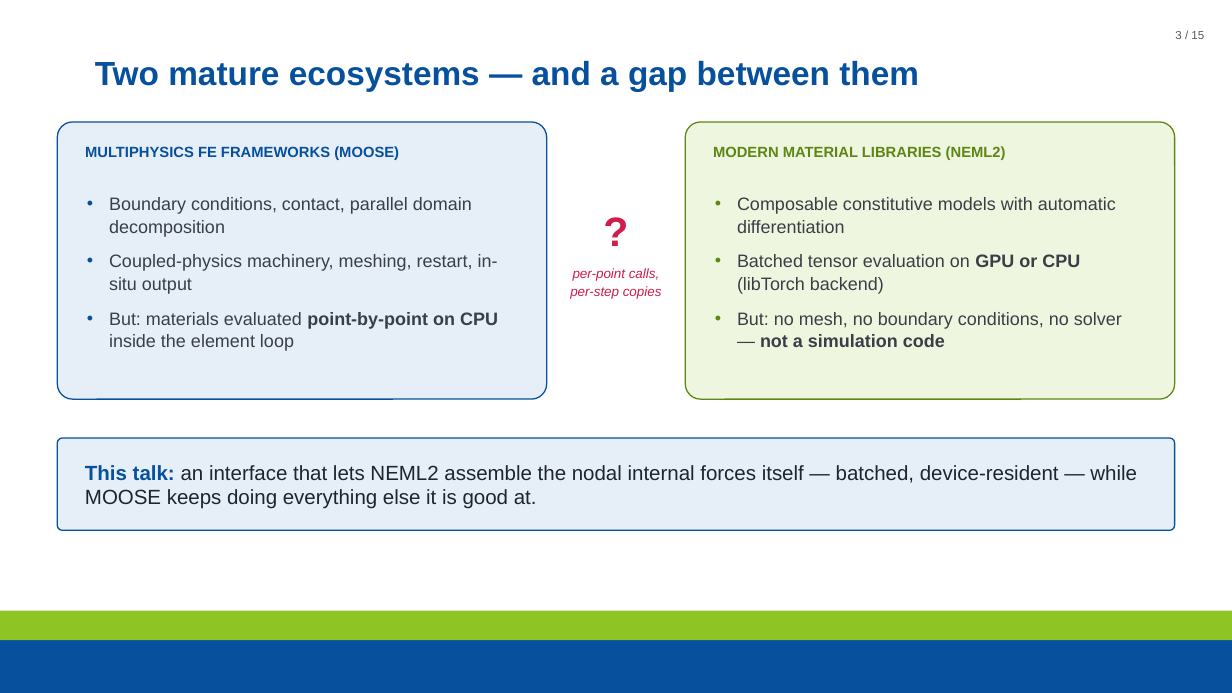
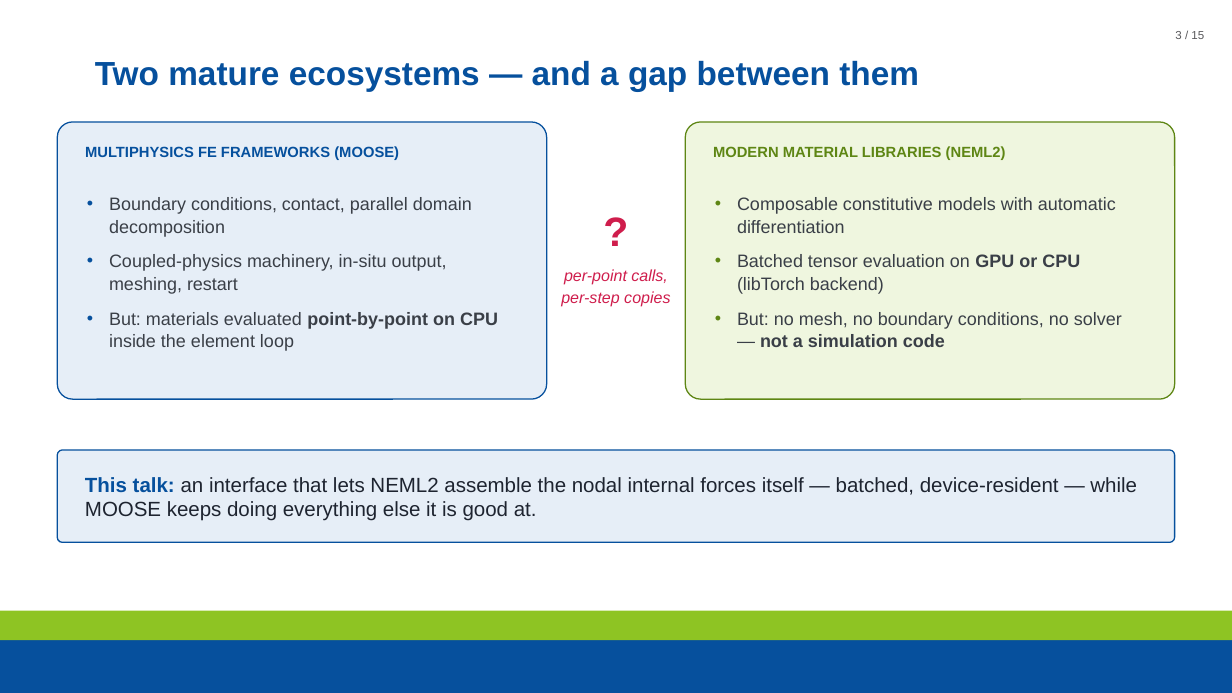
Before and after one commit to maxnezdyur/marlin, a slide deck: slide 3 of examples/impact/slide_assets/WCCM_NEML2_explicit_dynamics_v2.pptx. Drawn at 1232x693 pixels with LibreOffice and Linux fonts; fonts in the diff are those of the drawing; background and template pictures are left out. Boxes give left, top, right and bottom in pixels: in the first picture for what was removed or moved away, otherwise in the second. Text is boxed around its words. In the diff, an @@ line names an element or a change of style, - is before the commit and + after.

```diff
--- a/examples/impact/slide_assets/WCCM_NEML2_explicit_dynamics_v2.pptx
+++ b/examples/impact/slide_assets/WCCM_NEML2_explicit_dynamics_v2.pptx
@@ text at <box>109,254,447,294</box>: text changed @@
-• Coupled-physics machinery, meshing, restart, in-situ output
+• Coupled-physics machinery, in-situ output, meshing, restart
@@ text "per-point calls," at <box>561,269,670,307</box>: size 10.5 to 12.5 pt @@
@@ rounded rectangle: place and size @@
-rounded rectangle at <box>57,438,1175,531</box>
+rounded rectangle at <box>57,450,1175,543</box>
@@ text "This talk: an interface that ...": place and size @@
-text "This talk: an interface that ..." at <box>85,465,1137,509</box>
+text "This talk: an interface that ..." at <box>85,477,1137,521</box>
```
Also in this commit, not shown: 14 other slides changed, 2 other files.
